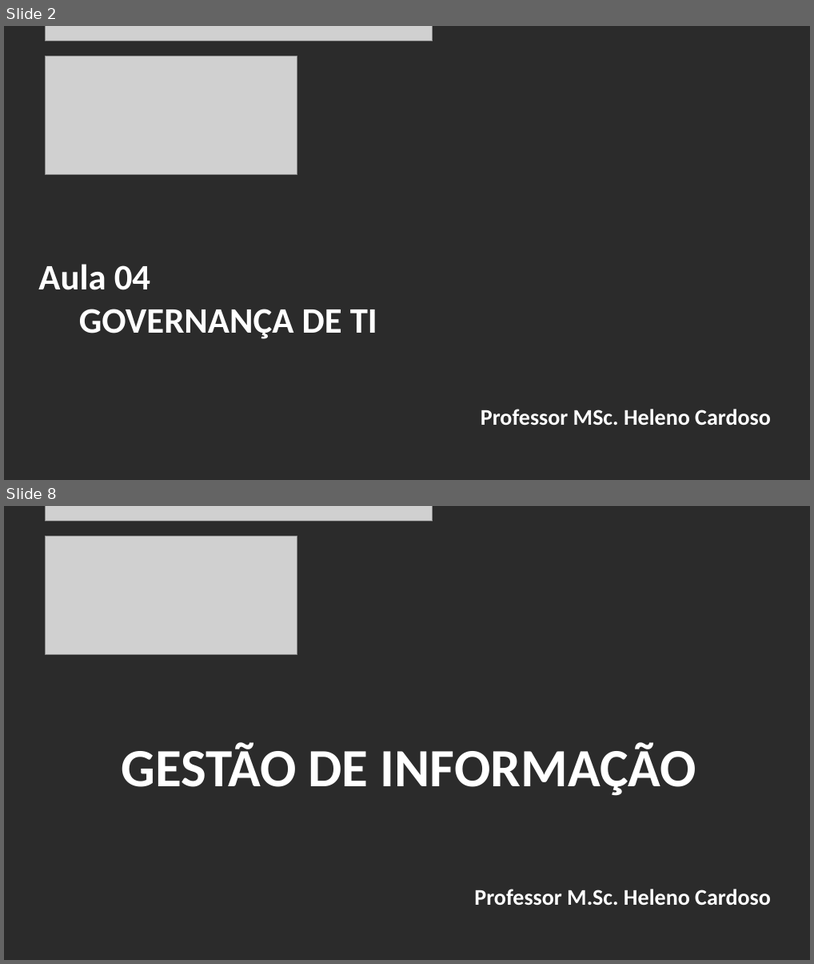
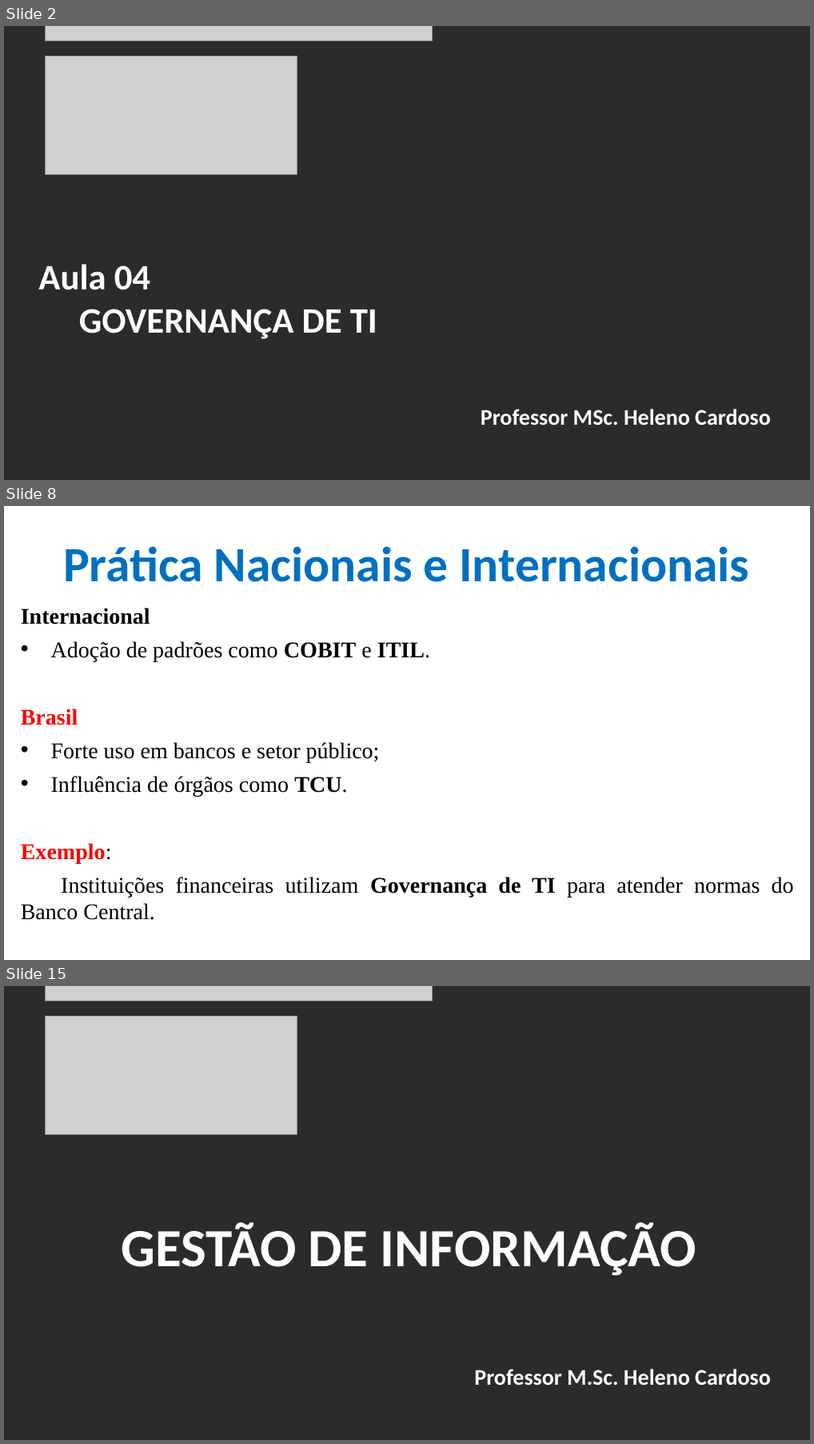
Before and after one commit to CloudEducationBrazil/GestaoInformacaoUniRuyWyden, a slide deck: 01 Classes/Aula4 - Gestão da Informação - GOVERNANÇA DE TI.pptx. Shown one above the other, each under a label of ours: slides 2 and 8 before the commit, slides 2, 8 and 15 after it; the slides between them are not shown. The pictures are 814x964 and 814x1444 pixels, drawn with LibreOffice and Linux fonts; fonts in the diff are those of the drawing; grey boxes stand for pictures; background and template pictures are left out; a plain dark background stands for a picture behind light text. Boxes give left, top, right and bottom in pixels: in the first picture for what was removed or moved away, otherwise in the second. Text is boxed around its words. In the diff, an @@ line names an element or a change of style, - is before the commit and + after.

```diff
--- a/01 Classes/Aula4 - Gestão da Informação - GOVERNANÇA DE TI.pptx
+++ b/01 Classes/Aula4 - Gestão da Informação - GOVERNANÇA DE TI.pptx
@@ slide 8 added at (x1=4, y1=506, x2=810, y2=960), background picture (left out) @@
@@ title added at (x1=63, y1=546, x2=750, y2=582), 44 pt, text #0070C0, bold @@
+Prática Nacionais e Internacionais
@@ text added at (x1=21, y1=608, x2=794, y2=920), 20 pt, text #000000 @@
+Internacional
+• Adoção de padrões como COBIT e ITIL.
+Brasil
+• Forte uso em bancos e setor público;
+• Influência de órgãos como TCU.
+Exemplo:
+Instituições financeiras utilizam Governança de TI para atender normas do Banco Central.
@@ what was slide 8 is now slide 15 @@
```
Also in this commit, not shown: 5 slides changed, 6 other slides added, 21 other files.
